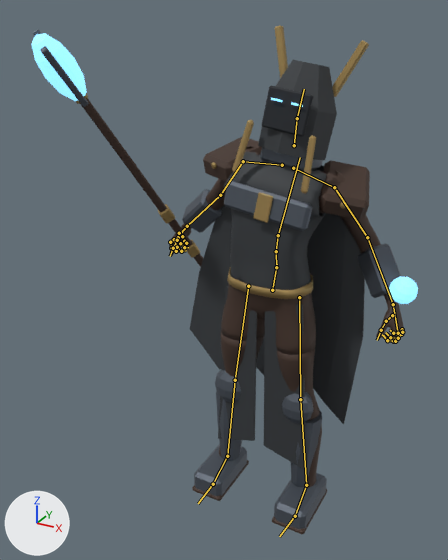
Renders of the FBX model MobileGame/Assets/Art/DarkFantasy/Models/CinderScout.fbx from each side of a commit.
Rendered twice from a 50 mm camera at (0.94, -2.13, 2.06) aimed at (-0.16, -0.12, 1.06). Every picture has the same lights, and +X, +Y and +Z are marked at lower left. The picture after the commit comes second. Both versions are drawn at frame 14 of the action 'CinderScoutSkeleton|Attack'; the numbers are the values there. The bones that change, and the others that lie on the model, are drawn over the model as lines.

The first picture shows 'CinderScout'.
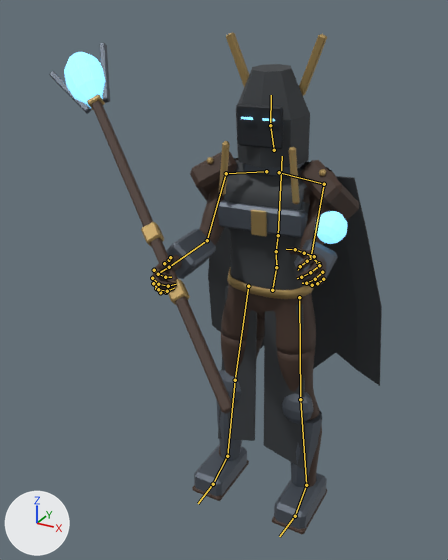
The change, as a diff of the scene's bpy script:
```diff
--- a/MobileGame/Assets/Art/DarkFantasy/Models/CinderScout.fbx.py
+++ b/MobileGame/Assets/Art/DarkFantasy/Models/CinderScout.fbx.py
@@ bone_spine_03 @@
 bone_spine_03 = bpy.data.objects['CinderScoutSkeleton'].pose.bones['spine_03']  # child of 'spine_02'
-bone_spine_03.rotation_quaternion = (0.995, -0.069, 0.005, -0.069)  # degrees (-8, 0, -8)
+bone_spine_03.rotation_quaternion = (0.998, 0.052, 0.043, 0.004)  # degrees (6, 5, 1)
@@ bone_upperarm_l @@
 bone_upperarm_l = bpy.data.objects['CinderScoutSkeleton'].pose.bones['upperarm_l']  # child of 'clavicle_l'
-bone_upperarm_l.rotation_quaternion = (0.951, -0.309, 0.008, -0.027)  # degrees (-36, 0, -3)
+bone_upperarm_l.rotation_quaternion = (0.894, 0.324, -0.052, -0.304)  # degrees (38, 6, -36)
@@ bone_lowerarm_l @@
 bone_lowerarm_l = bpy.data.objects['CinderScoutSkeleton'].pose.bones['lowerarm_l']  # child of 'upperarm_l'
-bone_lowerarm_l.rotation_quaternion = (1.0, 0.0, 0.0, 0.0)  # degrees (0, 0, 0)
+bone_lowerarm_l.rotation_quaternion = (0.939, 0.16, 0.155, 0.261)  # degrees (23, 12, 34)
@@ bone_upperarm_r @@
 bone_upperarm_r = bpy.data.objects['CinderScoutSkeleton'].pose.bones['upperarm_r']  # child of 'clavicle_r'
-bone_upperarm_r.rotation_quaternion = (0.963, -0.268, -0.007, 0.028)  # degrees (-31, 0, 3)
+bone_upperarm_r.rotation_quaternion = (0.889, 0.332, 0.067, 0.308)  # degrees (39, -5, 36)
@@ bone_lowerarm_r @@
 bone_lowerarm_r = bpy.data.objects['CinderScoutSkeleton'].pose.bones['lowerarm_r']  # child of 'upperarm_r'
-bone_lowerarm_r.rotation_quaternion = (0.967, -0.256, 0.0, 0.0)  # degrees (-30, 0, 0)
+bone_lowerarm_r.rotation_quaternion = (0.996, 0.062, 0.044, -0.043)  # degrees (7, 5, -5)
```

Pixel boxes (x1, y1, x2, y2) of what changed, in the pictures (448 x 560 px):
'CinderScout', posed (14% narrower): before (31, 26, 418, 534); after (49, 33, 382, 534)
bone 'spine_03', root to tip: before (278, 235) to (300, 157); after (278, 235) to (282, 156)
bone 'upperarm_l', root to tip: before (334, 187) to (367, 237); after (324, 184) to (311, 256)
bone 'lowerarm_l', root to tip: before (367, 237) to (393, 304); after (311, 256) to (319, 263)
bone 'upperarm_r', root to tip: before (243, 161) to (220, 195); after (226, 173) to (207, 240)
bone 'lowerarm_r', root to tip: before (220, 195) to (187, 226); after (207, 240) to (169, 267)
